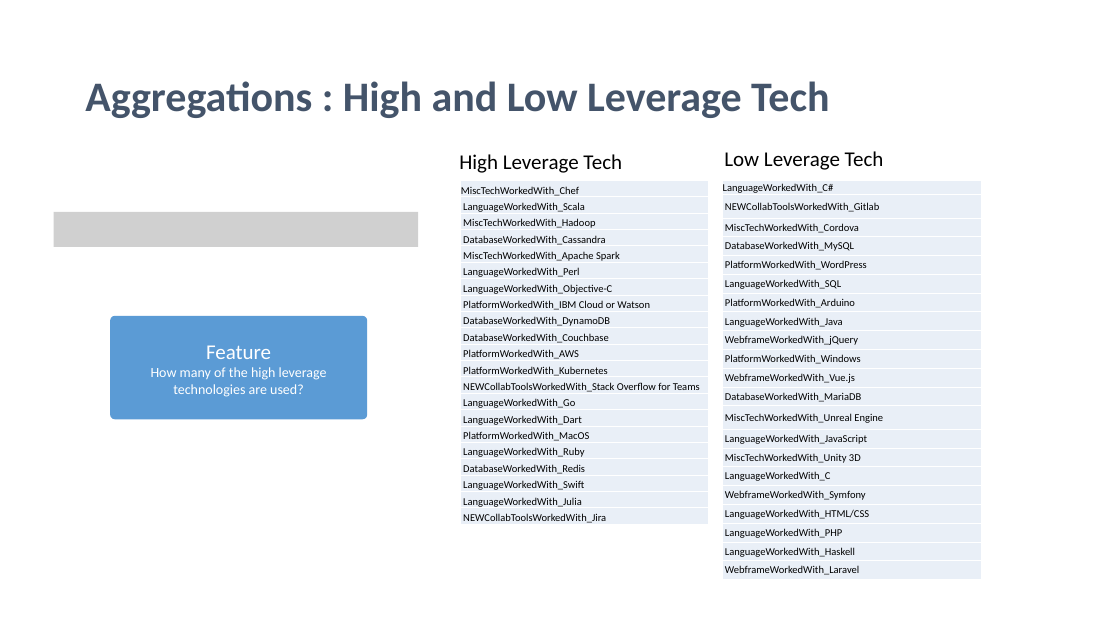
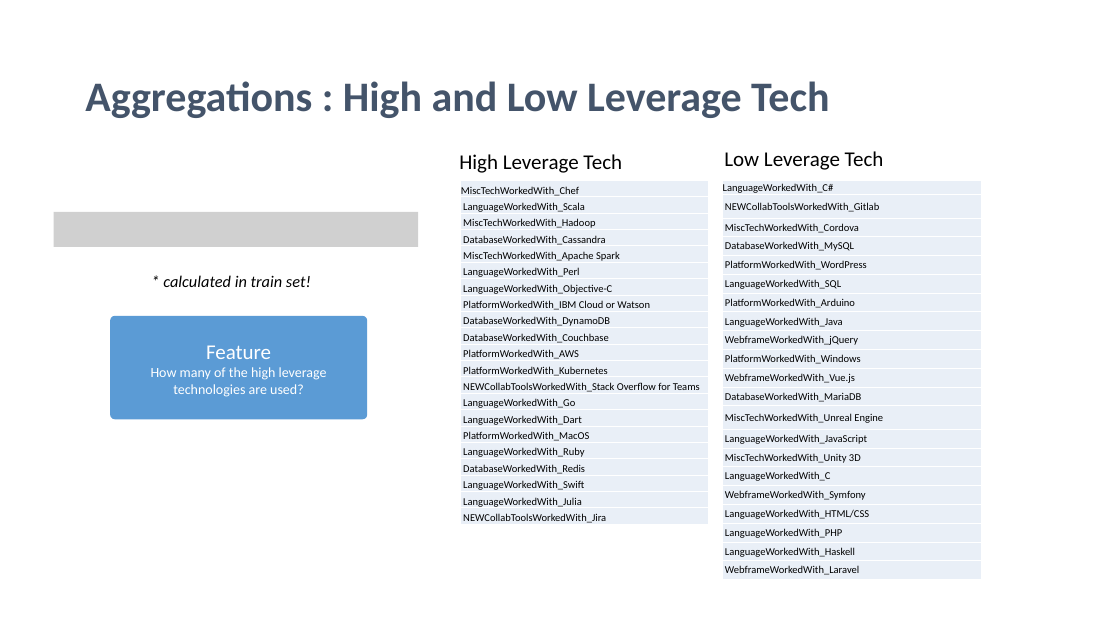
Before and after one commit to erdemsirel/ozu_data_science, a slide deck: slide 13 of DS 555 - Data Science & Strategy/ds555-project/references/Presentation.pptx (slide 15 before the commit). Drawn at 1120x630 pixels with LibreOffice and Linux fonts; fonts in the diff are those of the drawing; grey boxes stand for pictures. Boxes give left, top, right and bottom in pixels: in the first picture for what was removed or moved away, otherwise in the second. Text is boxed around its words. In the diff, an @@ line names an element or a change of style, - is before the commit and + after.

```diff
--- a/DS 555 - Data Science & Strategy/ds555-project/references/Presentation.pptx
+++ b/DS 555 - Data Science & Strategy/ds555-project/references/Presentation.pptx
@@ text added at <box>163,275,311,287</box>, 14 pt, text #000000, italic @@
+* calculated in train set!
```
Also in this commit, not shown: 14 other slides changed, 7 slides removed, 1 other file.
